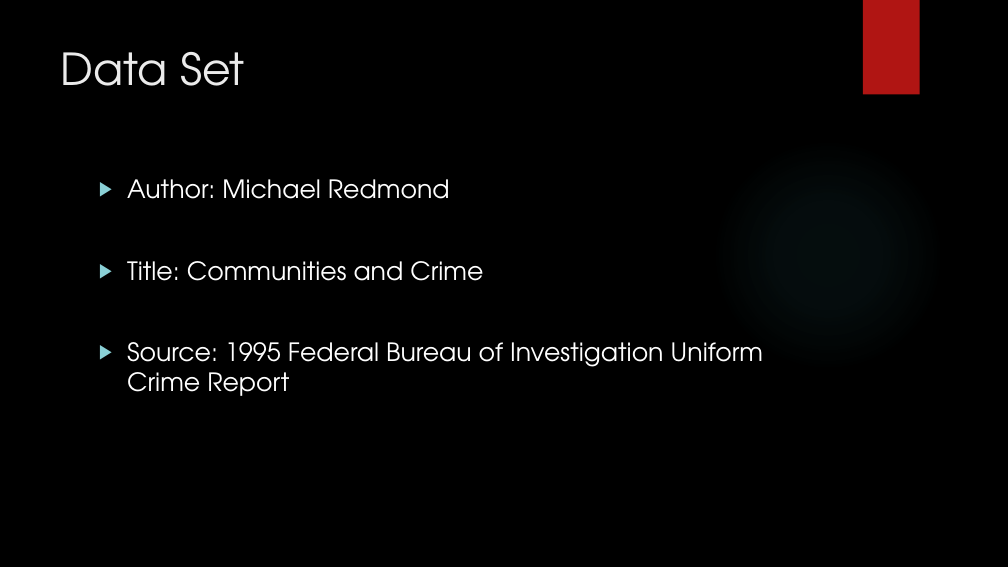
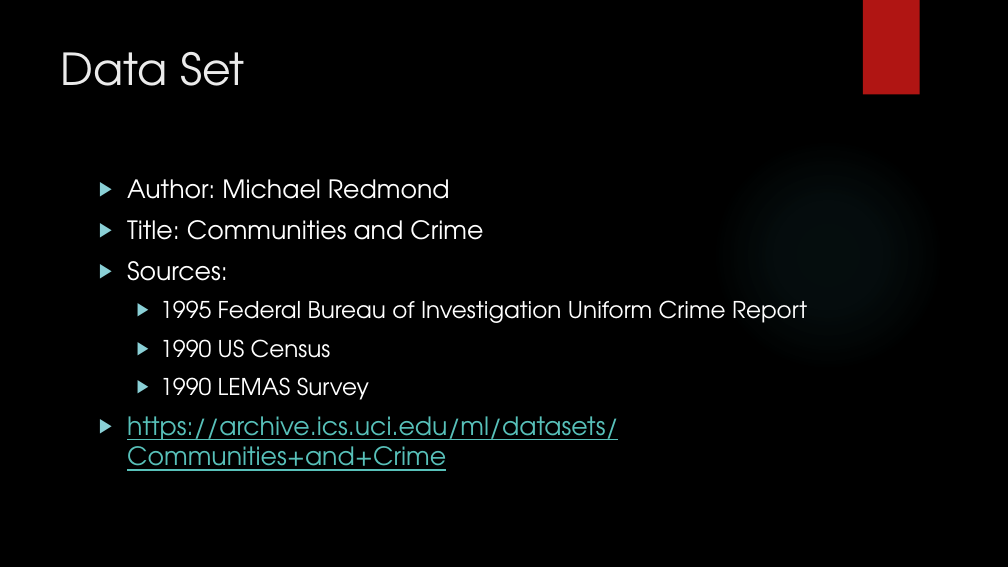
Before and after one commit to Polo08816/DataMining, a slide deck: slide 2 of GroupProject/GroupProject.pptx. Drawn at 1008x567 pixels with LibreOffice and Linux fonts; fonts in the diff are those of the drawing; background and template pictures are left out. Boxes give left, top, right and bottom in pixels: in the first picture for what was removed or moved away, otherwise in the second. Text is boxed around its words. In the diff, an @@ line names an element or a change of style, - is before the commit and + after.

```diff
--- a/GroupProject/GroupProject.pptx
+++ b/GroupProject/GroupProject.pptx
@@ text at [127, 261, 807, 471]: text changed; size 24 to 22 pt @@
-▶ Source: 1995 Federal Bureau of Investigation Uniform Crime Report
+▶ Sources:
+  ▶ 1995 Federal Bureau of Investigation Uniform Crime Report
+  ▶ 1990 US Census
+  ▶ 1990 LEMAS Survey
+▶ https://archive.ics.uci.edu/ml/datasets/Communities+and+Crime
```
Also in this commit, not shown: 9 other slides changed, 2 slides added.
